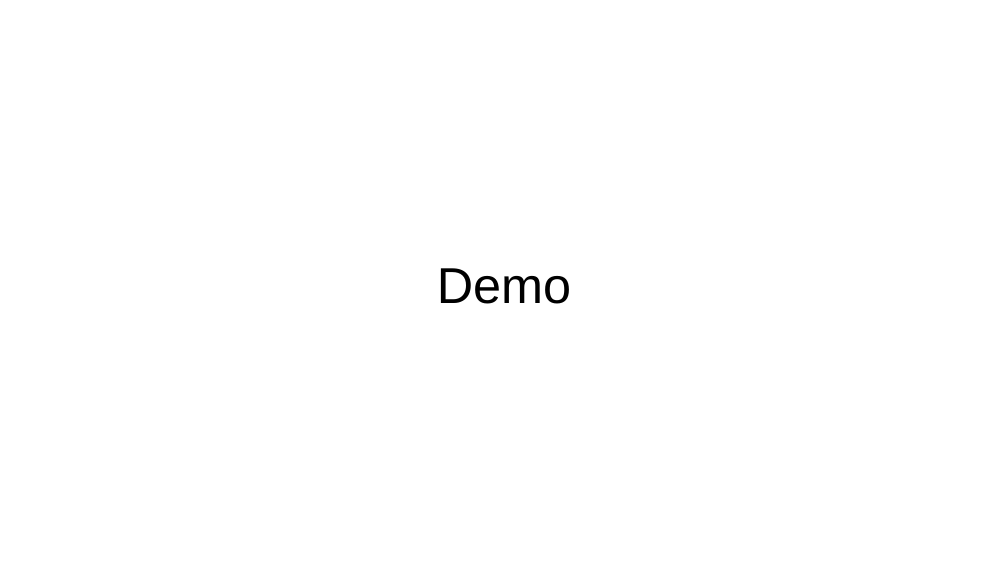
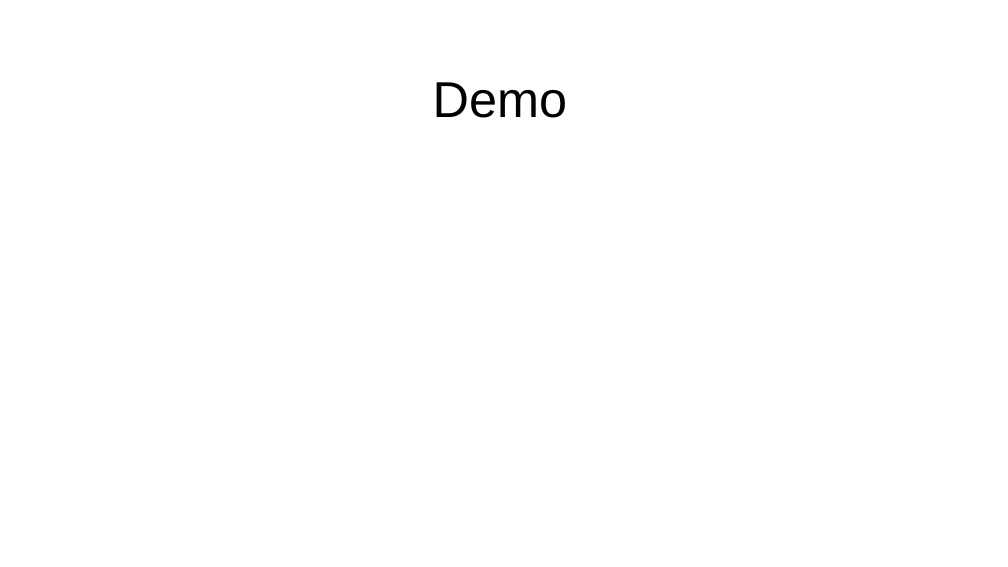
Before and after one commit to clintsrc/nerd-trivia, a slide deck: slide 6 of assets/slides/Project Presentation.pptx (slide 5 before the commit). Drawn at 1008x567 pixels with LibreOffice and Linux fonts; fonts in the diff are those of the drawing. Boxes give left, top, right and bottom in pixels: in the first picture for what was removed or moved away, otherwise in the second. Text is boxed around its words. In the diff, an @@ line names an element or a change of style, - is before the commit and + after.

```diff
--- a/assets/slides/Project Presentation.pptx
+++ b/assets/slides/Project Presentation.pptx
@@ title "Demo": place and size @@
-title "Demo" at (437,268,571,304)
+title "Demo" at (433,82,567,118)
```
Also in this commit, not shown: 5 other slides changed, 3 slides added, 1 slide removed, 4 other files.
